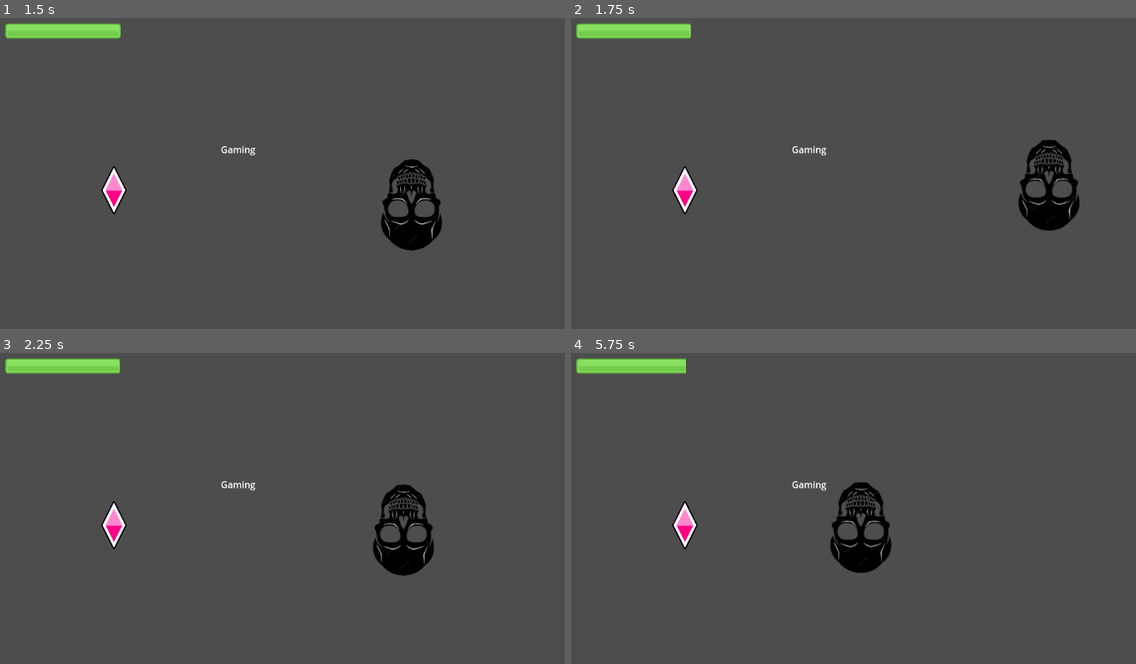
Above: before the commit, frames 1-4 (two rows, left to right).
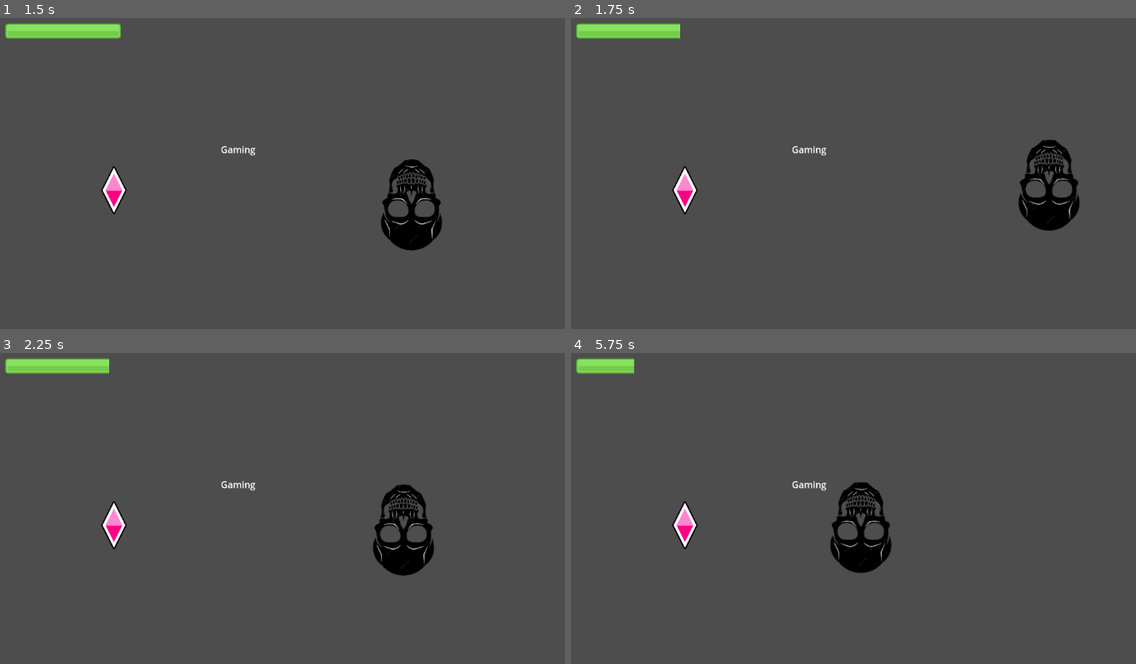
Above: after the commit, the same moments.

Repository: vaarnio/purgatory-gmtk2023
Game: Godot game, scene res://scenes/menu.tscn
The game is run twice, just before and just after one commit, with the same random seed, the same clock (stepped at 60 frames per second) and the same inputs.
Inputs (mouse positions are in pixels of both pictures, inside the frame that each line leads up to):
- Up to frame 1 (1.5 s): click "Play" at 0.5 s; tap Enter at 1.25 s; move the mouse to (480, 185) at 1.27 s
- Up to frame 2 (1.75 s): no input
- Up to frame 3 (2.25 s): tap Space at 2 s; move the mouse to (197, 558) at 2.02 s
- Up to frame 4 (5.75 s): move the mouse to (966, 455) at 2.77 s; move the mouse to (870, 614) at 3.52 s; move the mouse to (1102, 595) at 4.27 s; move the mouse to (700, 483) at 5.02 s

Frame 1 is identical in both runs. In frame 2, 0.1% of the frame differs, in the area x 19-22%, y 1-7%; in frame 3, 0.1%; in frame 4, 0.5%, in the area x 11-21%, y 1-7%.

Commit message:
added game_controller.gd for handling game events and logic

Diff:
--- a/scripts/Player.gd
+++ b/scripts/Player.gd
@@ -24,6 +24,6 @@
 		move_and_slide()
 
 func on_Timer_timeout():
-	PlayerVariables.health = PlayerVariables.health - 1
+	PlayerVariables.take_damage(10)
 	healthbar.value = PlayerVariables.health
-	print("timeout")
+	print(PlayerVariables.health)
--- a/scripts/autoload/game_controller.gd
+++ b/scripts/autoload/game_controller.gd
@@ -1,5 +1,7 @@
 extends Node
 
+@onready
+var sc = get_node("/root/SceneController")
 
 # Called when the node enters the scene tree for the first time.
 func _ready():
@@ -9,3 +11,6 @@
 # Called every frame. 'delta' is the elapsed time since the previous frame.
 func _process(delta):
 	pass
+
+func gameover():
+	SceneController.goto_gameover_scene()
--- a/scripts/autoload/player_variables.gd
+++ b/scripts/autoload/player_variables.gd
@@ -2,6 +2,9 @@
 
 var max_health = 100
 var health = 100
+
+@onready
+var gc = get_node("/root/GameController")
 
 # Called when the node enters the scene tree for the first time.
 func _ready():
@@ -11,3 +14,17 @@
 # Called every frame. 'delta' is the elapsed time since the previous frame.
 func _process(delta):
 	pass
+
+func take_damage(value):
+	if self.health - value <= 0:
+		print("gameover")
+		set_health(0)
+		gc.gameover()
+	else:
+		set_health(self.health - value)
+
+func heal_damage(value):
+	set_health(self.health + value)
+
+func set_health(value):
+	self.health = value
--- a/scripts/autoload/scene_controller.gd
+++ b/scripts/autoload/scene_controller.gd
@@ -12,11 +12,14 @@
 func _process(delta):
 	pass
 
+func goto_gameover_scene():
+	print("goto gameover")
+	goto_scene("res://scenes/gameover.tscn")
+
 func goto_scene(path):
 	# The solution is to defer the load to a later time, when
 	# we can be sure that no code from the current scene is running:
 	call_deferred("_deferred_goto_scene", path)
-
 
 func _deferred_goto_scene(path):
 	# It is now safe to remove the current scene
